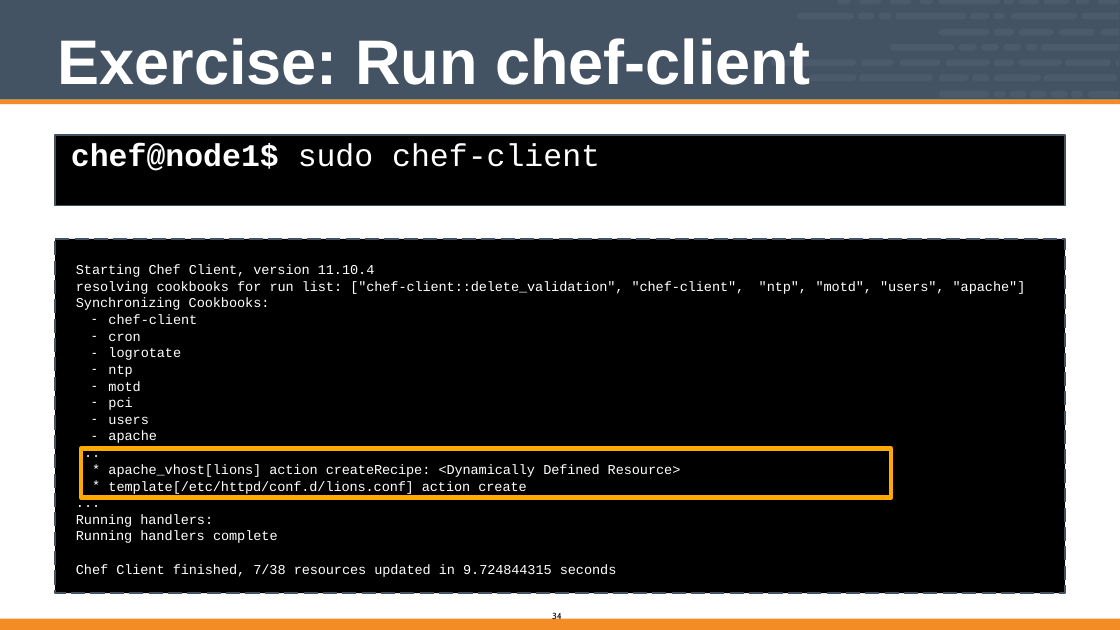
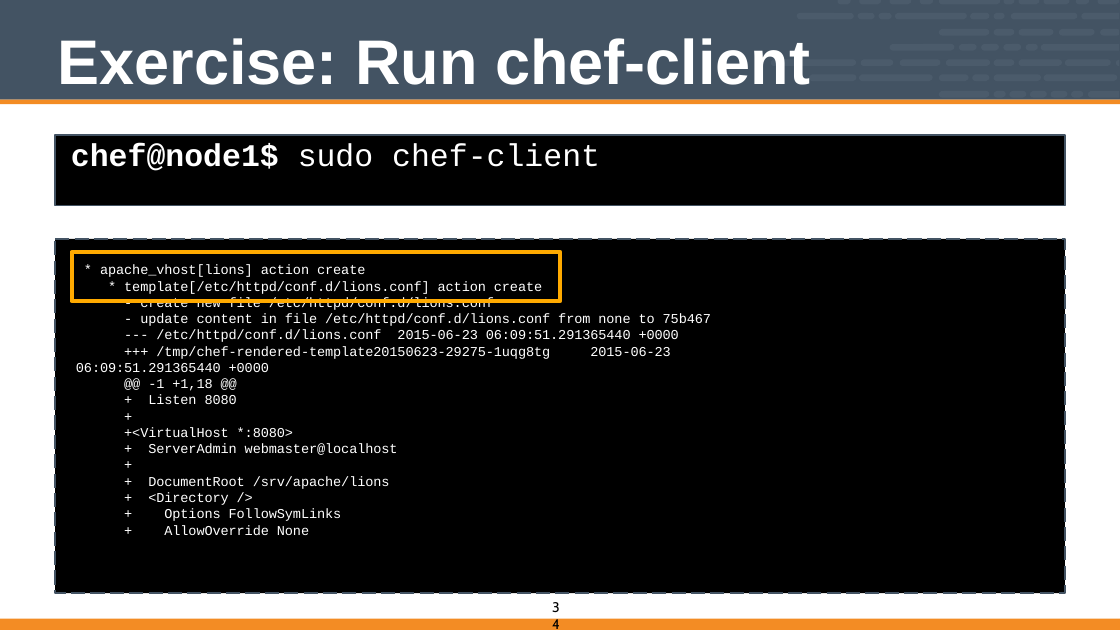
Before and after one commit to vinyar/chef-intermediate, a slide deck: slide 34 of Modules/04-Chef_Intermediate.pptx. Drawn at 1120x630 pixels with LibreOffice and Linux fonts; fonts in the diff are those of the drawing. Boxes give left, top, right and bottom in pixels: in the first picture for what was removed or moved away, otherwise in the second. Text is boxed around its words. In the diff, an @@ line names an element or a change of style, - is before the commit and + after.

Commit message:
Fixed code and other text formatting

```diff
--- a/Modules/04-Chef_Intermediate.pptx
+++ b/Modules/04-Chef_Intermediate.pptx
@@ freeform shape: place and size @@
-freeform shape at [81, 449, 891, 498]
+freeform shape at [72, 252, 560, 301]
@@ text at [76, 264, 711, 535]: text changed @@
-Starting Chef Client, version 11.10.4
-resolving cookbooks for run list: ["chef-client::delete_validation", "chef-client", Synchronizing Cookbooks:
+* apache_vhost[lions] action create
+* template[/etc/httpd/conf.d/lions.conf] action create
+- create new file /etc/httpd/conf.d/lions.conf
+- update content in file /etc/httpd/conf.d/lions.conf from none to 75b467
+--- /etc/httpd/conf.d/lions.conf 2015-06-23 06:09:51.291365440 +0000
++++ /tmp/chef-rendered-template20150623-29275-1uqg8tg 2015-06-23 06:09:51.291365440 +0000
+@@ -1 +1,18 @@
++ Listen 8080
++
++<VirtualHost *:8080>
++ ServerAdmin webmaster@localhost
++
++ DocumentRoot /srv/apache/lions
++ <Directory />
++ Options FollowSymLinks
++ AllowOverride None
@@ text removed at [759, 281, 807, 294] @@
-"ntp",
@@ text removed at [816, 281, 1026, 294] @@
-"motd", "users", "apache"]
@@ text removed at [108, 314, 197, 443] @@
-– chef-client
-– cron
-– logrotate
-– ntp
-– motd
-– pci
-– users
-– apache
-...
-*
-*
-...
@@ text removed at [108, 464, 681, 494] @@
-apache_vhost[lions] action createRecipe: <Dynamically Defined Resource> template[/etc/httpd/conf.d/lions.conf] action create
@@ text removed at [76, 514, 617, 577] @@
-Running handlers:
-Running handlers complete
-Chef Client finished, 7/38 resources updated in 9.724844315 seconds
@@ page number: place and size @@
-page number at [552, 612, 562, 622]
+page number at [551, 598, 567, 630]
@@ page number at [551, 598, 567, 630]: size 10 to 16 pt @@
```
Also in this commit, not shown: 55 other slides changed.
